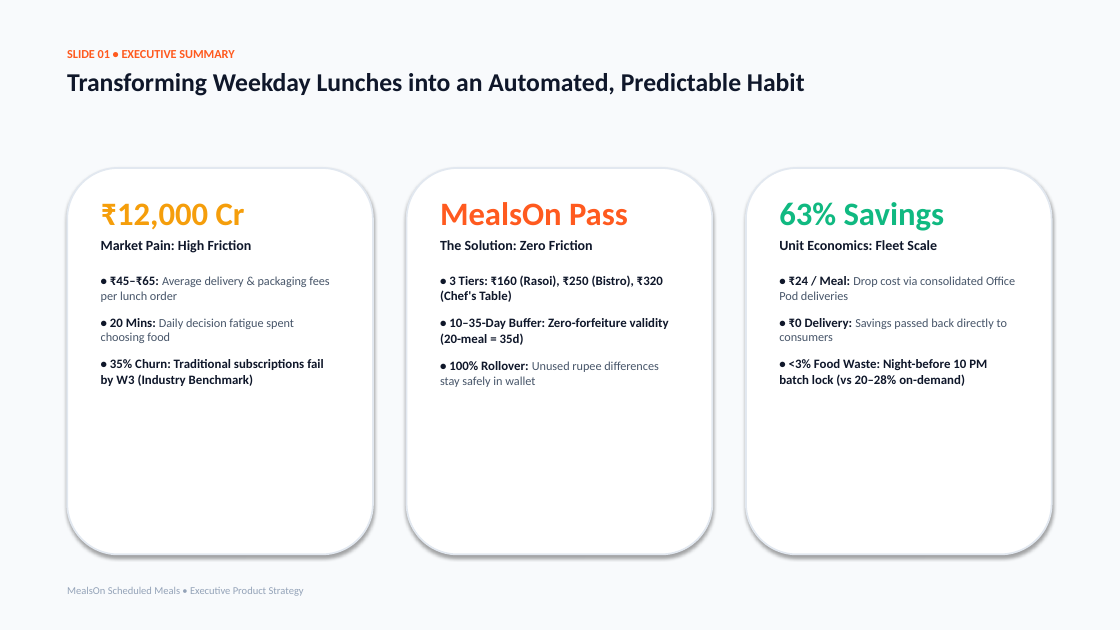
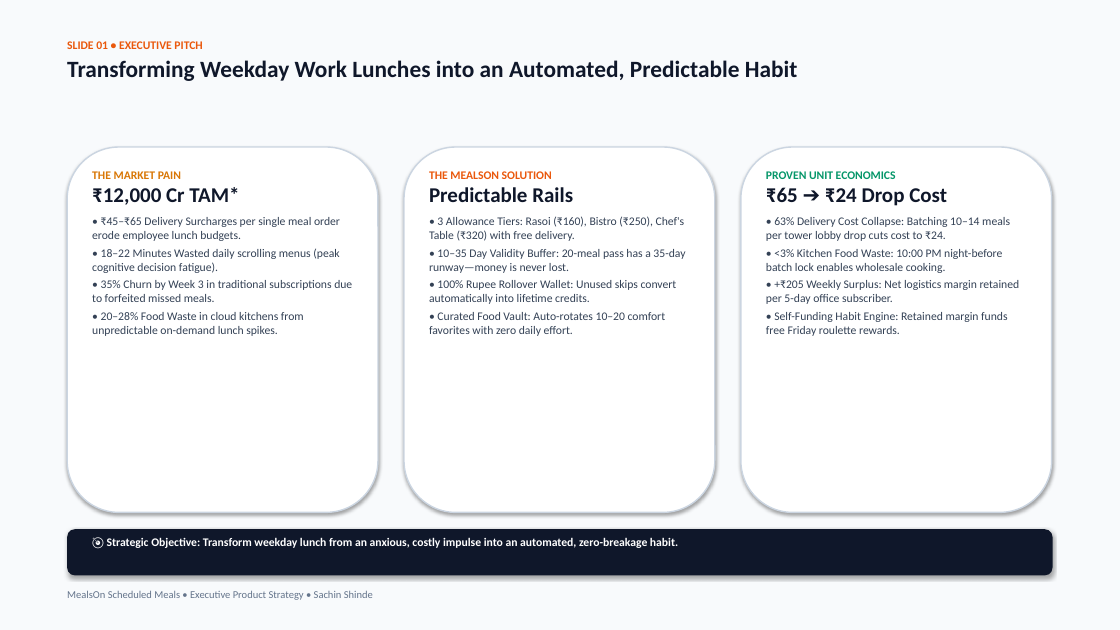
Before and after one commit to AnimeFreak95/Assignment_MealOn, a slide deck: slide 1 of dist/presentation/MealsOn_Executive_Presentation.pptx. Drawn at 1120x630 pixels with LibreOffice and Linux fonts; fonts in the diff are those of the drawing. Boxes give left, top, right and bottom in pixels: in the first picture for what was removed or moved away, otherwise in the second. Text is boxed around its words. In the diff, an @@ line names an element or a change of style, - is before the commit and + after.

Commit message:
feat(deck): generate enhanced 16-slide master presentation with Gamma visuals and missing strategic slides

```diff
--- a/dist/presentation/MealsOn_Executive_Presentation.pptx
+++ b/dist/presentation/MealsOn_Executive_Presentation.pptx
@@ text at box(67, 41, 798, 81): text changed; size 22 to 20 pt @@
-SLIDE 01 • EXECUTIVE SUMMARY
-Transforming Weekday Lunches into an Automated, Predictable Habit
+SLIDE 01 • EXECUTIVE PITCH
+Transforming Weekday Work Lunches into an Automated, Predictable Habit
@@ rounded rectangle: place and size @@
-rounded rectangle at box(67, 168, 373, 555)
+rounded rectangle at box(67, 147, 378, 513)
@@ rounded rectangle: place and size @@
-rounded rectangle at box(407, 168, 712, 555)
+rounded rectangle at box(404, 147, 715, 513)
@@ outline #E2E8F0 1.5 pt to #CBD5E1 1.2 pt in 3 elements at box(67, 147, 378, 513), box(404, 147, 715, 513), box(741, 147, 1052, 513) @@
@@ rounded rectangle: place and size @@
-rounded rectangle at box(746, 168, 1052, 555)
+rounded rectangle at box(741, 147, 1052, 513)
@@ text at box(92, 171, 352, 336): text changed; size 10.5 to 10 pt; text colour #0F172A to #334155; bold off @@
-₹12,000 Cr
-Market Pain: High Friction
-• ₹45–₹65: Average delivery & packaging fees per lunch order
-• 20 Mins: Daily decision fatigue spent choosing food
-• 35% Churn: Traditional subscriptions fail by W3 (Industry Benchmark)
+THE MARKET PAIN
+₹12,000 Cr TAM*
+• ₹45–₹65 Delivery Surcharges per single meal order erode employee lunch budgets.
+• 18–22 Minutes Wasted daily scrolling menus (peak cognitive decision fatigue).
+• 35% Churn by Week 3 in traditional subscriptions due to forfeited missed meals.
+• 20–28% Food Waste in cloud kitchens from unpredictable on-demand lunch spikes.
@@ text at box(429, 171, 685, 336): text changed; size 11 to 10 pt; text colour #0F172A to #334155; bold off @@
-MealsOn Pass
-The Solution: Zero Friction
-• 3 Tiers: ₹160 (Rasoi), ₹250 (Bistro), ₹320 (Chef's Table)
-• 10–35-Day Buffer: Zero-forfeiture validity (20-meal = 35d)
-• 100% Rollover: Unused rupee differences stay safely in wallet
+THE MEALSON SOLUTION
+Predictable Rails
+• 3 Allowance Tiers: Rasoi (₹160), Bistro (₹250), Chef's Table (₹320) with free delivery.
+• 10–35 Day Validity Buffer: 20-meal pass has a 35-day runway—money is never lost.
+• 100% Rupee Rollover Wallet: Unused skips convert automatically into lifetime credits.
+• Curated Food Vault: Auto-rotates 10–20 comfort favorites with zero daily effort.
@@ text at box(766, 171, 1020, 336): text changed; size 11 to 10 pt; text colour #0F172A to #334155; bold off @@
-63% Savings
-Unit Economics: Fleet Scale
-• ₹24 / Meal: Drop cost via consolidated Office Pod deliveries
-• ₹0 Delivery: Savings passed back directly to consumers
-• <3% Food Waste: Night-before 10 PM batch lock (vs 20–28% on-demand)
+PROVEN UNIT ECONOMICS
+₹65 ➔ ₹24 Drop Cost
+• 63% Delivery Cost Collapse: Batching 10–14 meals per tower lobby drop cuts cost to ₹24.
+• <3% Kitchen Food Waste: 10:00 PM night-before batch lock enables wholesale cooking.
+• +₹205 Weekly Surplus: Net logistics margin retained per 5-day office subscriber.
+• Self-Funding Habit Engine: Retained margin funds free Friday roulette rewards.
@@ rounded rectangle added at box(67, 529, 1053, 576), fill #0F172A @@
@@ text added at box(107, 537, 678, 548), 10 pt, text #FFFFFF, bold @@
+🎯 Strategic Objective: Transform weekday lunch from an anxious, costly impulse into an automated, zero-breakage habit.
@@ text at box(67, 591, 373, 600): text changed; text colour #94A3B8 to #64748B @@
-MealsOn Scheduled Meals • Executive Product Strategy
+MealsOn Scheduled Meals • Executive Product Strategy • Sachin Shinde
```
Also in this commit, not shown: 10 other slides changed, 1 slide added, 1 slide removed, 16 other files.
